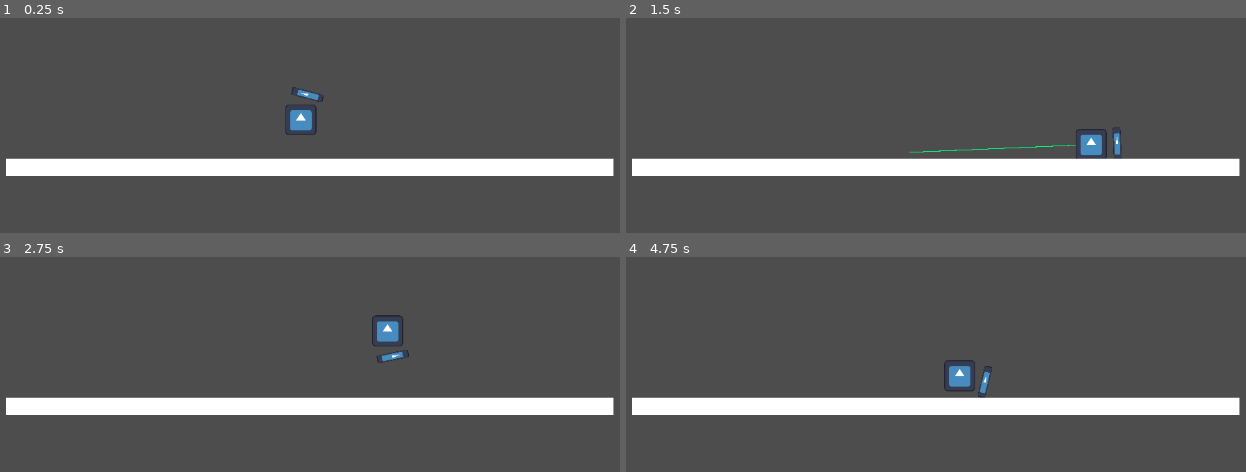
Above: before the commit, frames 1-4 (two rows, left to right).
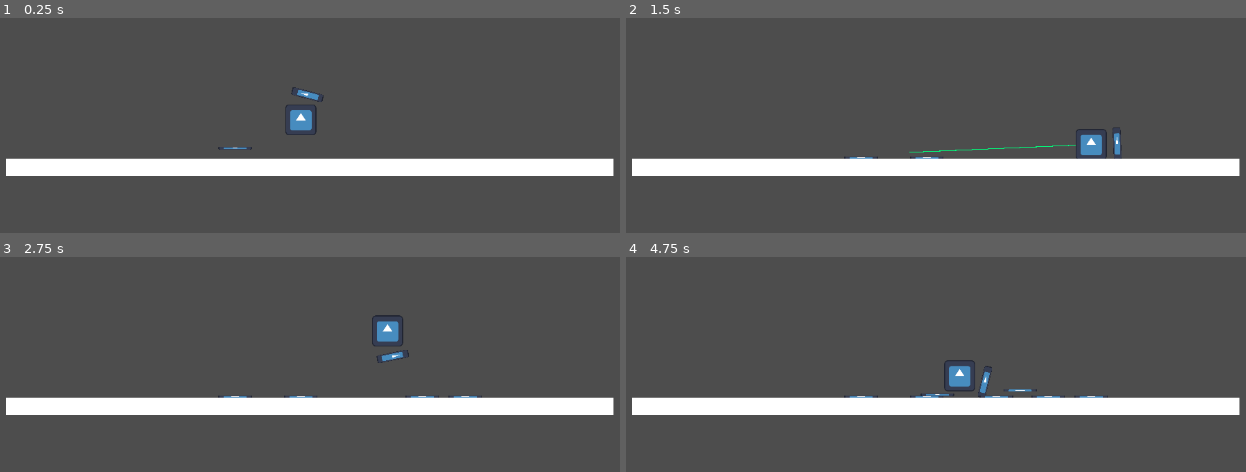
Above: after the commit, the same moments.

Repository: pmarsh-scottlogic/GMTKGameJam2023
Game: Godot game, scene res://Scenes/MainScene.tscn
The game is run twice, just before and just after one commit, with the same random seed, the same clock (stepped at 60 frames per second) and the same inputs. The engine's default icon, where the game draws it, is replaced by a stand-in: a white triangle on a blue panel in a dark square.
Inputs (mouse positions are in pixels of both pictures, inside the frame that each line leads up to):
- Up to frame 1 (0.25 s): no input
- Up to frame 2 (1.5 s): move the mouse to (1097, 114) at 0.52 s; click (1097, 114) at 0.67 s; move the mouse to (762, 159) at 1.27 s; click (762, 159) at 1.42 s
- Up to frame 3 (2.75 s): move the mouse to (378, 276) at 2.02 s; click (378, 276) at 2.17 s
- Up to frame 4 (4.75 s): move the mouse to (880, 465) at 2.77 s; click (880, 465) at 2.92 s; move the mouse to (1159, 441) at 3.52 s; click (1159, 441) at 3.67 s; move the mouse to (681, 308) at 4.27 s; click (681, 308) at 4.42 s

The runs differ from the first frame. In frame 1, less than 0.1% of the frame differs, in the area x 35-41%, y 60-62%; in frame 2, less than 0.1%; in frame 3, 0.2%; in frame 4, 0.3%, in the area x 35-78%, y 61-66%.

Commit message:
Add Basic arrow and spawning

Diff:
--- a/project/Scenes/MainScene.tscn
+++ b/project/Scenes/MainScene.tscn
@@ -1,17 +1,20 @@
-[gd_scene load_steps=3 format=3 uid="uid://6dhbjrkjjroy"]
+[gd_scene load_steps=4 format=3 uid="uid://6dhbjrkjjroy"]
 
 [ext_resource type="PackedScene" uid="uid://1j2njtpaprvi" path="res://Scenes/player.tscn" id="1_ckmnh"]
+[ext_resource type="PackedScene" uid="uid://blhiio2ypw4sj" path="res://Scenes/arrow.tscn" id="2_mihxa"]
 
 [sub_resource type="RectangleShape2D" id="RectangleShape2D_7b46d"]
 size = Vector2(39.8927, 38)
 
-[node name="Node2D" type="Node2D"]
+[node name="MainNode" type="Node2D"]
 
 [node name="Player" parent="." instance=ExtResource("1_ckmnh")]
 
 [node name="StaticBody2D" type="StaticBody2D" parent="."]
 position = Vector2(-627, 415)
 scale = Vector2(62.5459, 1.7799)
+collision_layer = 3
+collision_mask = 3
 
 [node name="CollisionShape2D" type="CollisionShape2D" parent="StaticBody2D"]
 position = Vector2(20.0522, 19.1022)
@@ -26,3 +29,5 @@
 position = Vector2(569, 323)
 scale = Vector2(1.18073, 29.0912)
 zoom = Vector2(0.35, 0.35)
+
+[node name="Arrow" parent="." instance=ExtResource("2_mihxa")]
--- /dev/null
+++ b/project/Scenes/arrow.tscn
@@ -0,0 +1,19 @@
+[gd_scene load_steps=3 format=3 uid="uid://blhiio2ypw4sj"]
+
+[ext_resource type="Texture2D" uid="uid://ceut506vnfylm" path="res://icon.svg" id="1_bmpxw"]
+
+[sub_resource type="RectangleShape2D" id="RectangleShape2D_2lk44"]
+size = Vector2(133, 8)
+
+[node name="Arrow" type="RigidBody2D"]
+position = Vector2(316, 343)
+collision_layer = 2
+collision_mask = 2
+
+[node name="CollisionShape2D" type="CollisionShape2D" parent="."]
+position = Vector2(0.5, 1)
+shape = SubResource("RectangleShape2D_2lk44")
+
+[node name="Sprite2D" type="Sprite2D" parent="."]
+scale = Vector2(1.08, 0.08)
+texture = ExtResource("1_bmpxw")
--- a/project/Scripts/Player.gd
+++ b/project/Scripts/Player.gd
@@ -9,11 +9,16 @@
 # Mouse held position
 var mouseHeld: bool = false
 
+var mainNode: Node2D
+
+var arrowScene: PackedScene = preload("res://Scenes/arrow.tscn")
+
+# The Indicator Arrow
 @onready var line := $Line2D
 
 # Called when the node enters the scene tree for the first time.
 func _ready():
-	pass # Replace with function body.
+	mainNode = get_tree().get_root().get_node("MainNode")
 
 # Called every frame. 'delta' is the elapsed time since the previous frame.
 func _process(delta):
@@ -30,10 +35,15 @@
 	else:
 		line.points[1] = to_local(get_global_mouse_position())
 
-
-
 func _addPlayerForce(force: Vector2):
 	apply_impulse(force)
+	_spawnArrow()
+
+func _spawnArrow():
+	var newArrow = arrowScene.instantiate()
+	newArrow.position = self.position
+	mainNode.add_child(newArrow)
+
 
 func _input(event):
 	if event is InputEventMouseButton and !event.pressed:
@@ -43,7 +53,6 @@
 		if magnitude > maxForce:
 			magnitude = maxForce
 		magnitude *= magnitudeMultiplier
-
 		_addPlayerForce(direction * magnitude)
 		line.hide()
 	elif event is InputEventMouseButton and event.pressed:
